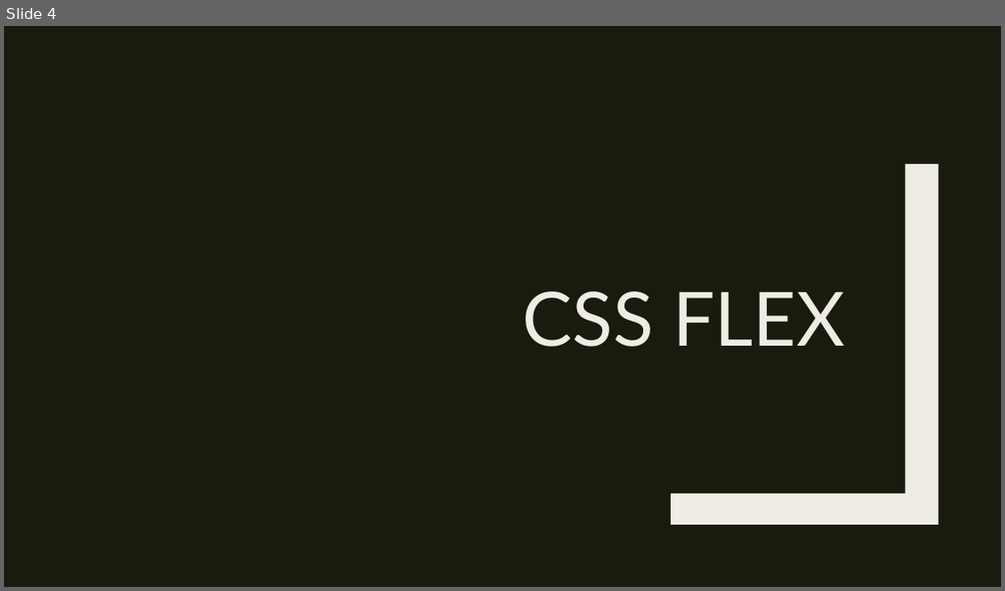
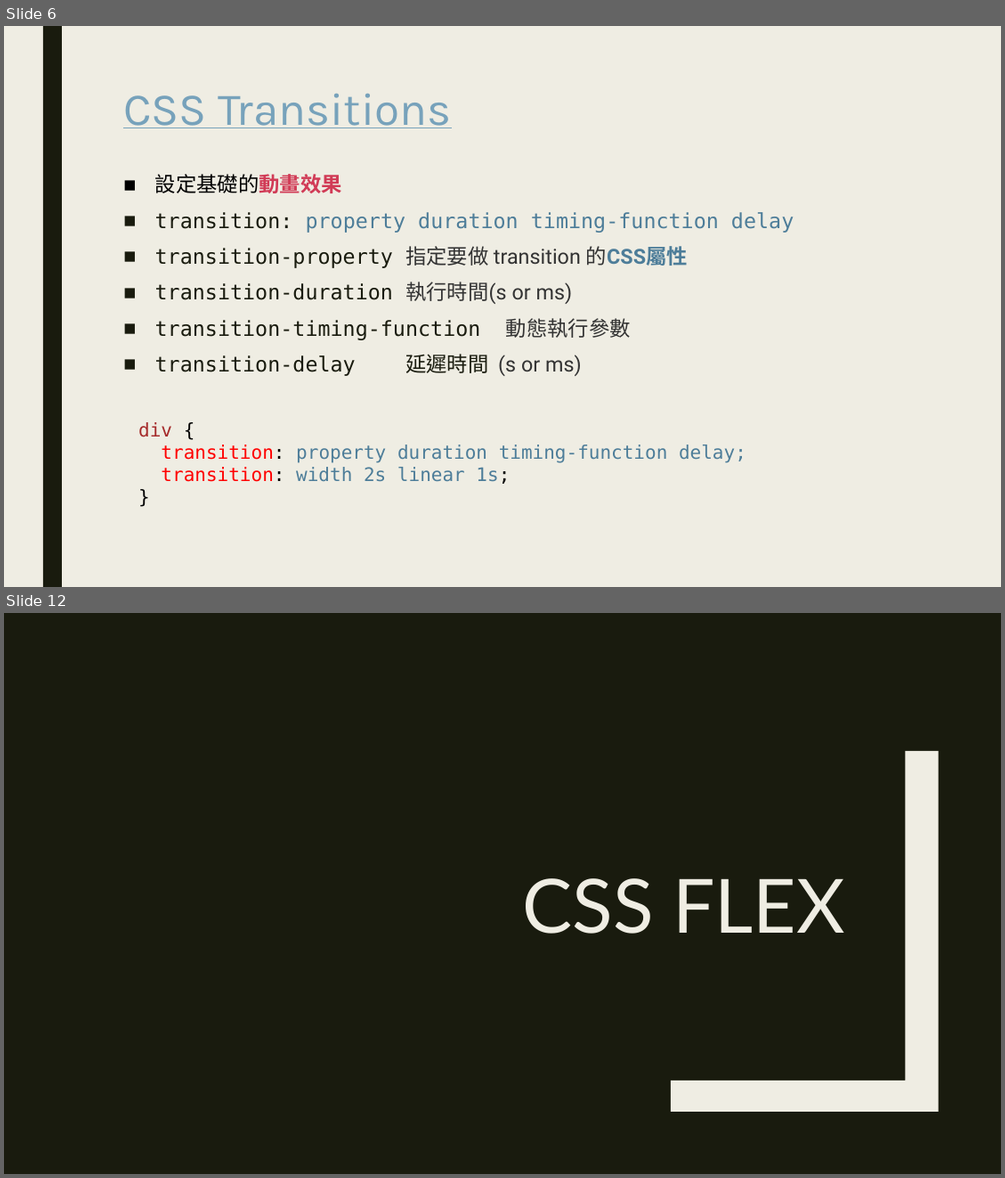
Before and after one commit to Alicexdcw/FrontEndTutorial, a slide deck: sidle-project-porfit.pptx. Shown one above the other, each under a label of ours: slide 4 before the commit, slides 6 and 12 after it; the slides between them are not shown. The pictures are 1005x591 and 1005x1178 pixels, drawn with LibreOffice and Linux fonts; fonts in the diff are those of the drawing. Boxes give left, top, right and bottom in pixels: in the first picture for what was removed or moved away, otherwise in the second. Text is boxed around its words. In the diff, an @@ line names an element or a change of style, - is before the commit and + after.

Commit message:
done css 動畫

```diff
--- a/sidle-project-porfit.pptx
+++ b/sidle-project-porfit.pptx
@@ slide 6 added at (x1=4, y1=26, x2=1001, y2=587), background #EFEDE3 @@
@@ rectangle added at (x1=43, y1=26, x2=62, y2=587), fill #191B0E @@
@@ title added at (x1=123, y1=94, x2=451, y2=128), 44 pt, text #77A2BB, underline @@
+CSS Transitions
@@ text added at (x1=155, y1=174, x2=793, y2=376), 20 pt, text #191B0E @@
+■ 設定基礎的動畫效果
+■ transition: property duration timing-function delay
+■ transition-property 指定要做 transition 的CSS屬性
+■ transition-duration 執行時間(s or ms)
+■ transition-timing-function 動態執行參數
+■ transition-delay 延遲時間 (s or ms)
@@ text added at (x1=138, y1=422, x2=746, y2=483), 18 pt, text #4D7D99 @@
+div {
+transition: property duration timing-function delay;
+transition: width 2s linear 1s;
+}
@@ what was slide 4 is now slide 12 @@
```
Also in this commit, not shown: 6 slides changed, 13 other slides added.
